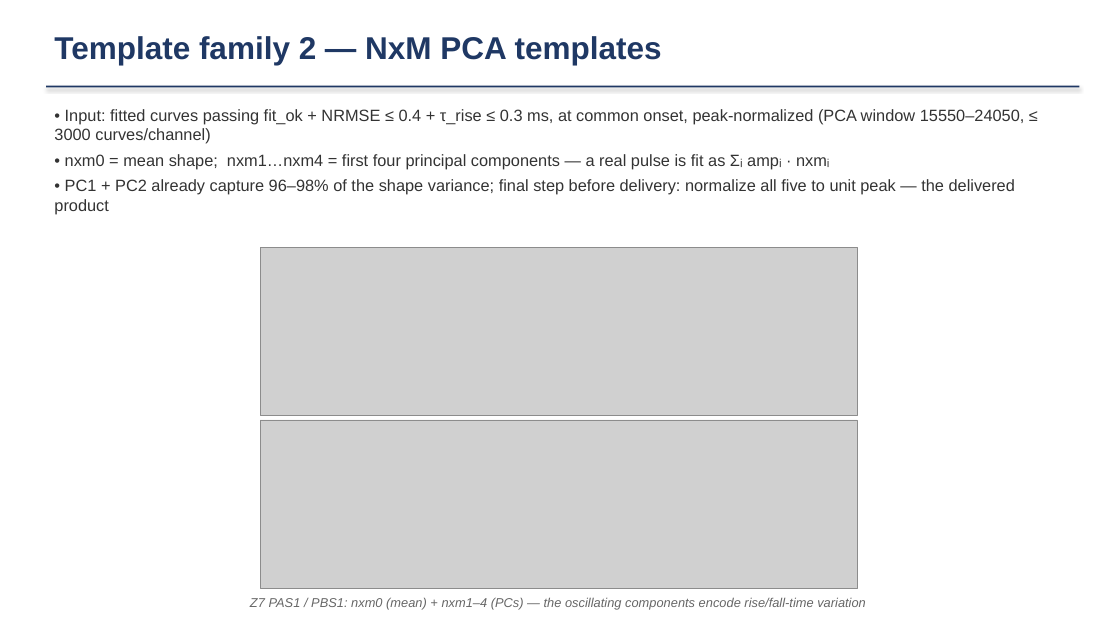
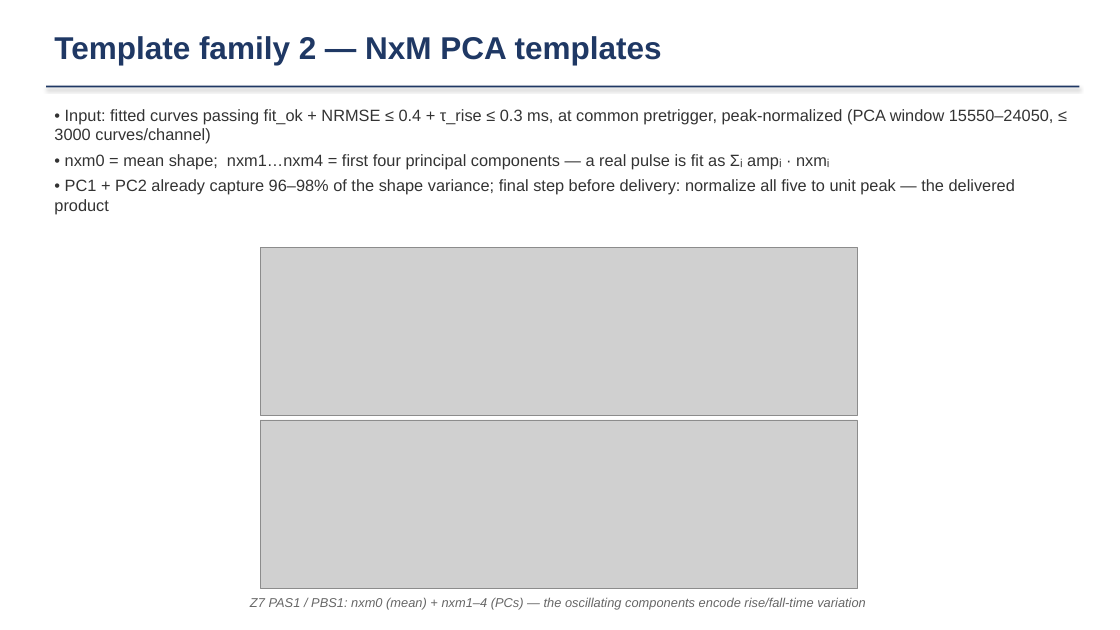
Before and after one commit to ZhihengLi0/urop, a slide deck: slide 12 of snolab/presentation/SNOLAB_R4_pulse_templates_20260715.pptx. Drawn at 1120x630 pixels with LibreOffice and Linux fonts; fonts in the diff are those of the drawing; grey boxes stand for pictures. Boxes give left, top, right and bottom in pixels: in the first picture for what was removed or moved away, otherwise in the second. Text is boxed around its words. In the diff, an @@ line names an element or a change of style, - is before the commit and + after.

```diff
--- a/snolab/presentation/SNOLAB_R4_pulse_templates_20260715.pptx
+++ b/snolab/presentation/SNOLAB_R4_pulse_templates_20260715.pptx
@@ text at [54,109,1054,144]: text changed @@
-• Input: fitted curves passing fit_ok + NRMSE ≤ 0.4 + τ_rise ≤ 0.3 ms, at common onset, peak-normalized (PCA window 15550–24050, ≤ 3000 curves/channel)
+• Input: fitted curves passing fit_ok + NRMSE ≤ 0.4 + τ_rise ≤ 0.3 ms, at common pretrigger, peak-normalized (PCA window 15550–24050, ≤ 3000 curves/channel)
```
Also in this commit, not shown: 4 other slides changed, 7 other files.
